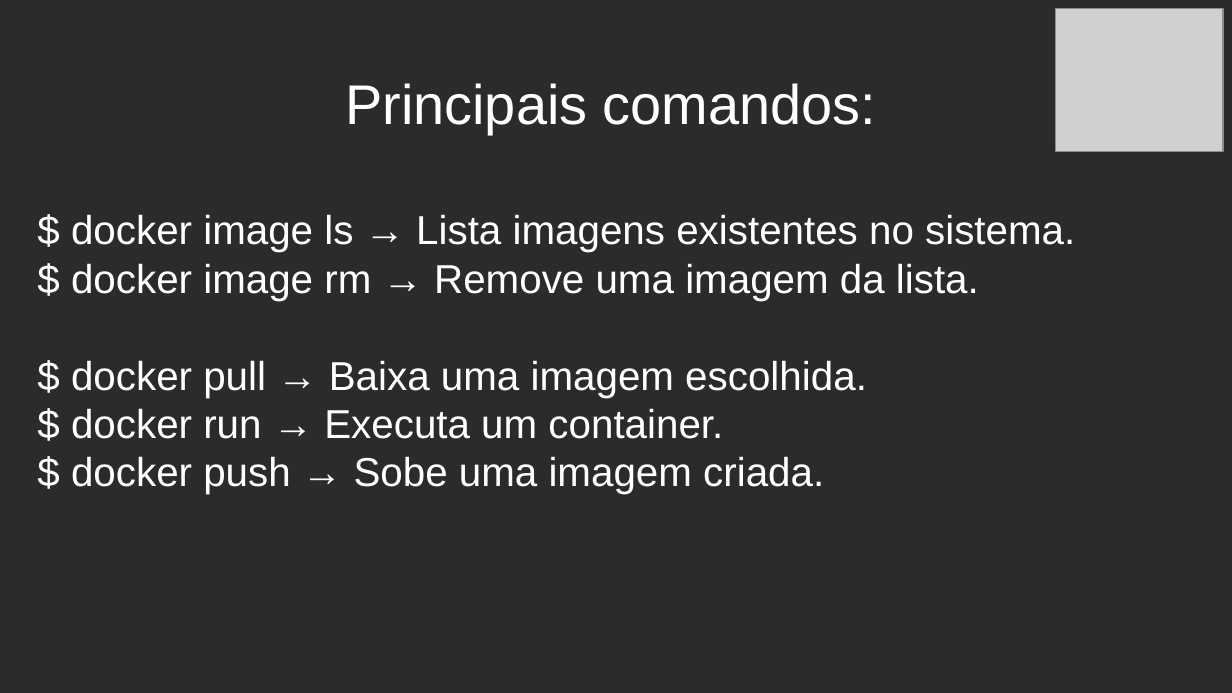
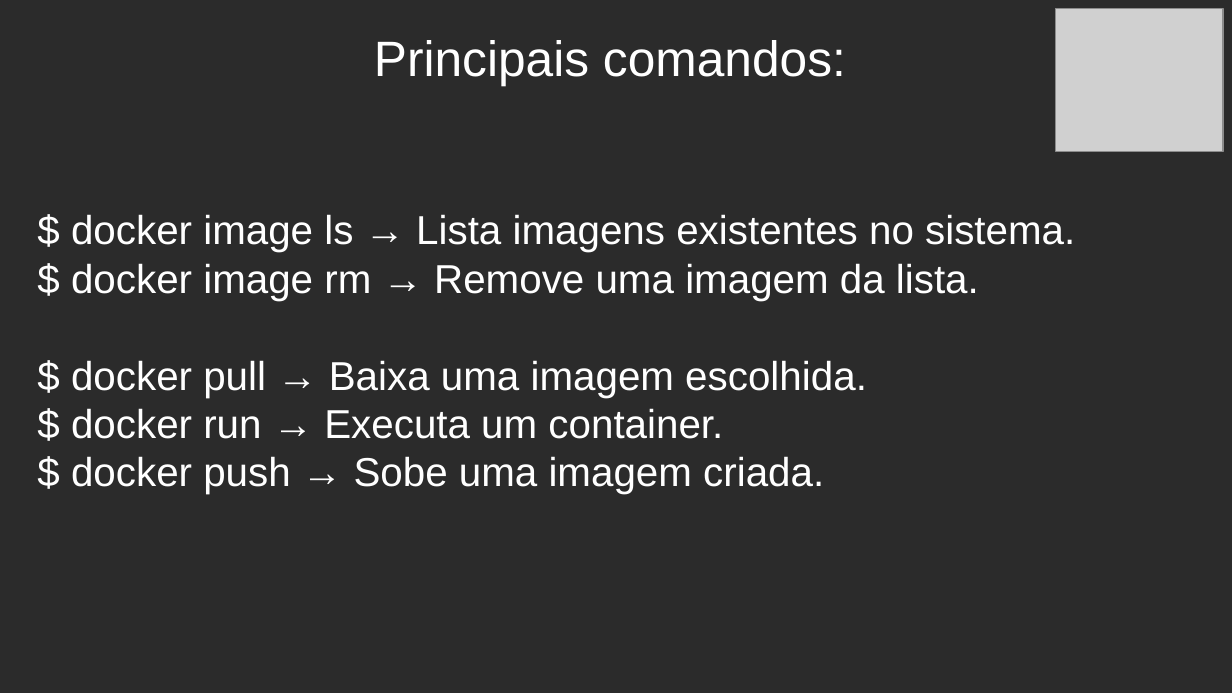
Before and after one commit to celsonery/kubernetes-docs, a slide deck: slide 17 of apresentacao/apresentacao.odp. Drawn at 1232x693 pixels with LibreOffice and Linux fonts; fonts in the diff are those of the drawing; grey boxes stand for pictures; background and template pictures are left out; a plain dark background stands for a picture behind light text. Boxes give left, top, right and bottom in pixels: in the first picture for what was removed or moved away, otherwise in the second. Text is boxed around its words. In the diff, an @@ line names an element or a change of style, - is before the commit and + after.

```diff
--- a/apresentacao/apresentacao.odp
+++ b/apresentacao/apresentacao.odp
@@ text "Principais comandos:": place and size @@
-text "Principais comandos:" at box(345, 83, 876, 134)
+text "Principais comandos:" at box(374, 40, 846, 85)
@@ text "Principais comandos:" at box(374, 40, 846, 85): size 36 to 32 pt; more space between paragraphs @@
```
Also in this commit, not shown: 14 other slides changed, 3 slides added, 3 slides removed, 9 other files.
